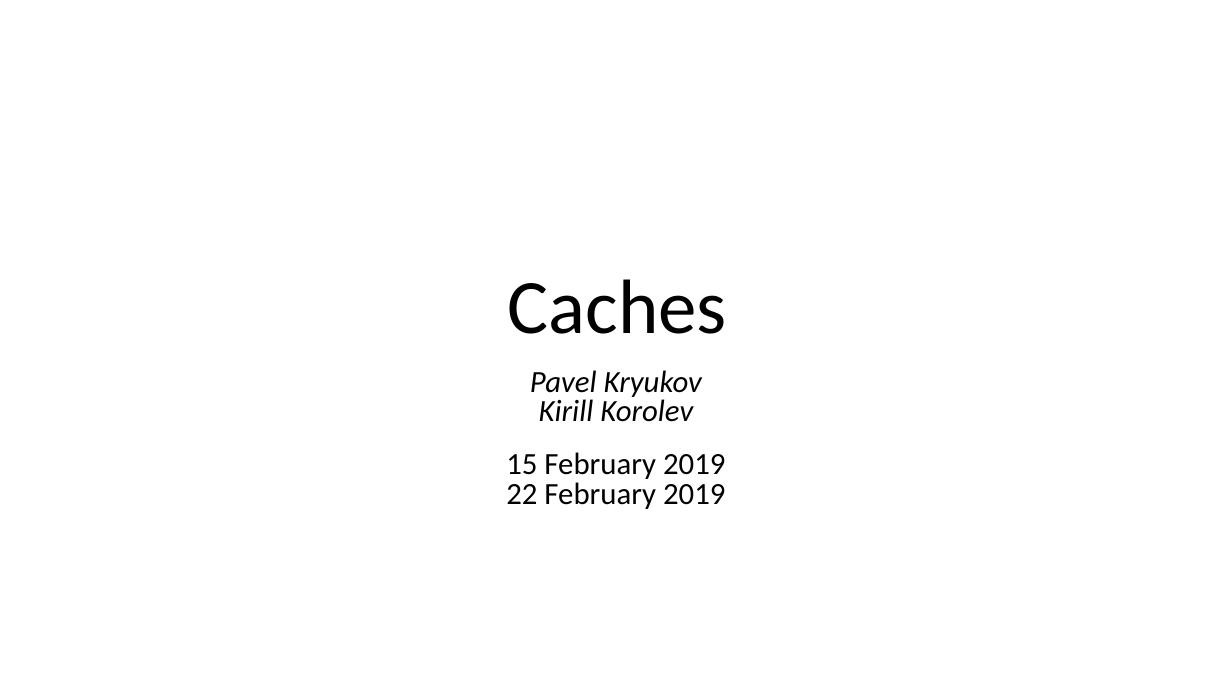
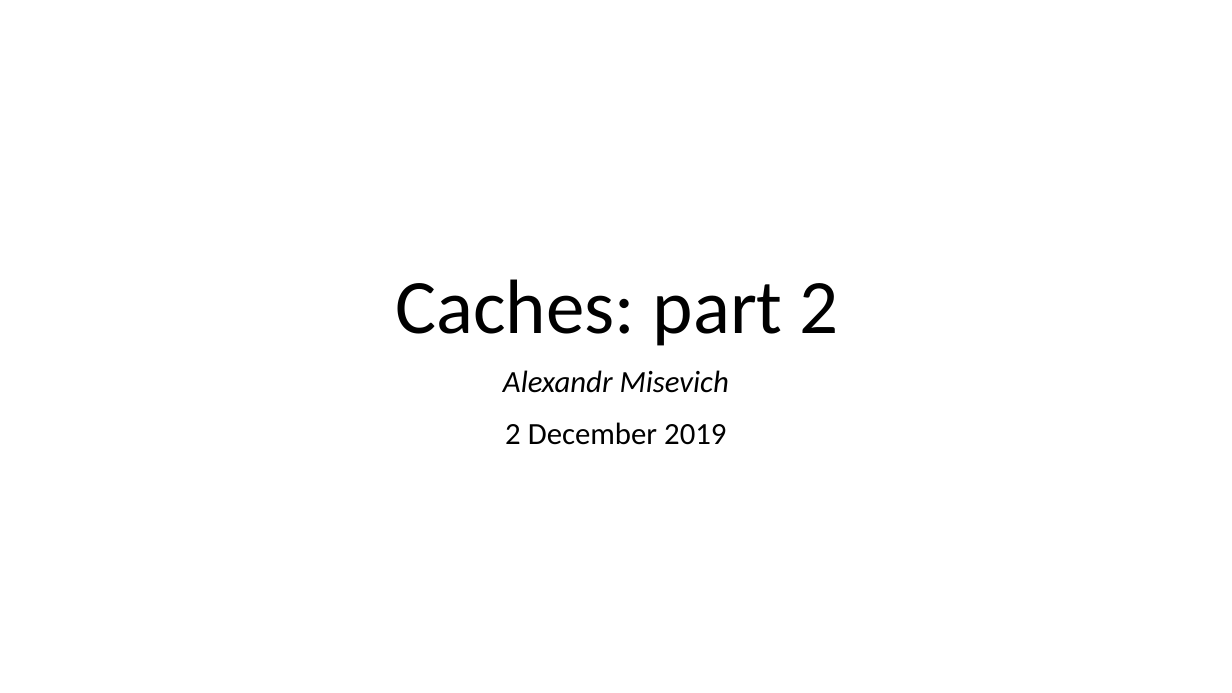
Before and after one commit to MIPT-ILab/ca-lectures, a slide deck: slide 1 of mipt-mips/2019/L9/Lecture 9 - Caches, part 2.pptx. Drawn at 1232x693 pixels with LibreOffice and Linux fonts; fonts in the diff are those of the drawing; background and template pictures are left out. Boxes give left, top, right and bottom in pixels: in the first picture for what was removed or moved away, otherwise in the second. Text is boxed around its words. In the diff, an @@ line names an element or a change of style, - is before the commit and + after.

Commit message:
Update namings & dates in Cache lectures

```diff
--- a/mipt-mips/2019/L9/Lecture 9 - Caches, part 2.pptx
+++ b/mipt-mips/2019/L9/Lecture 9 - Caches, part 2.pptx
@@ title at bbox=[395, 279, 839, 346]: text changed @@
-Caches
+Caches: part 2
@@ subtitle at bbox=[503, 370, 729, 445]: text changed; italic on @@
-Pavel Kryukov
-Kirill Korolev
-15 February 2019
-22 February 2019
+Alexandr Misevich
+2 December 2019
```
Also in this commit, not shown: 18 other slides changed, 31 slides removed, 2 other files.
